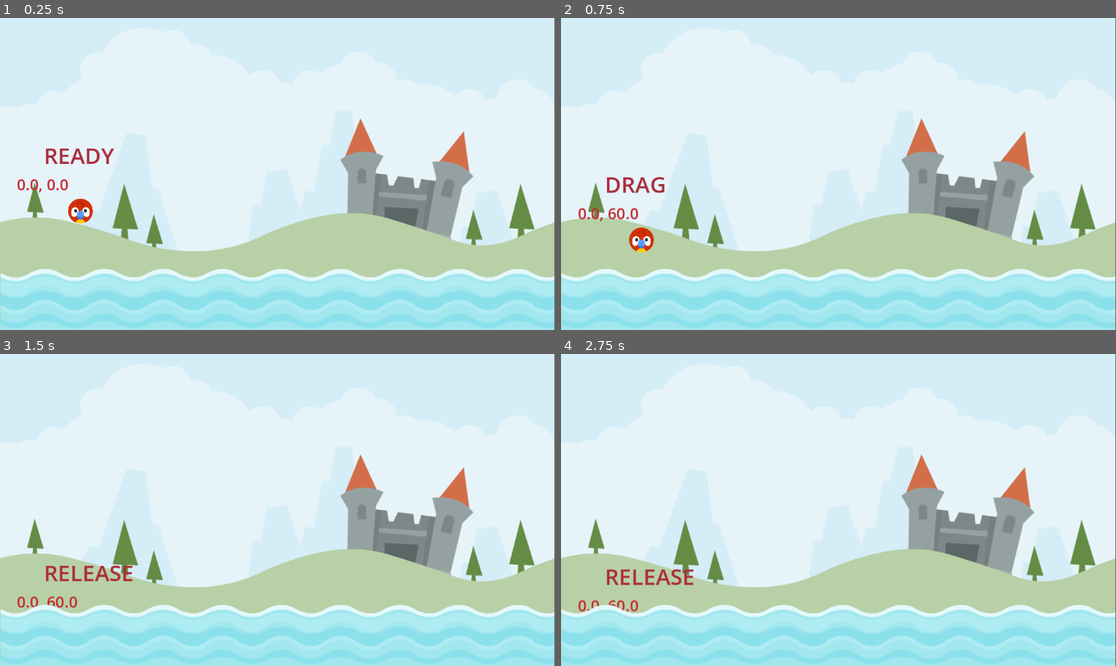
Above: before the commit, frames 1-4 (two rows, left to right).
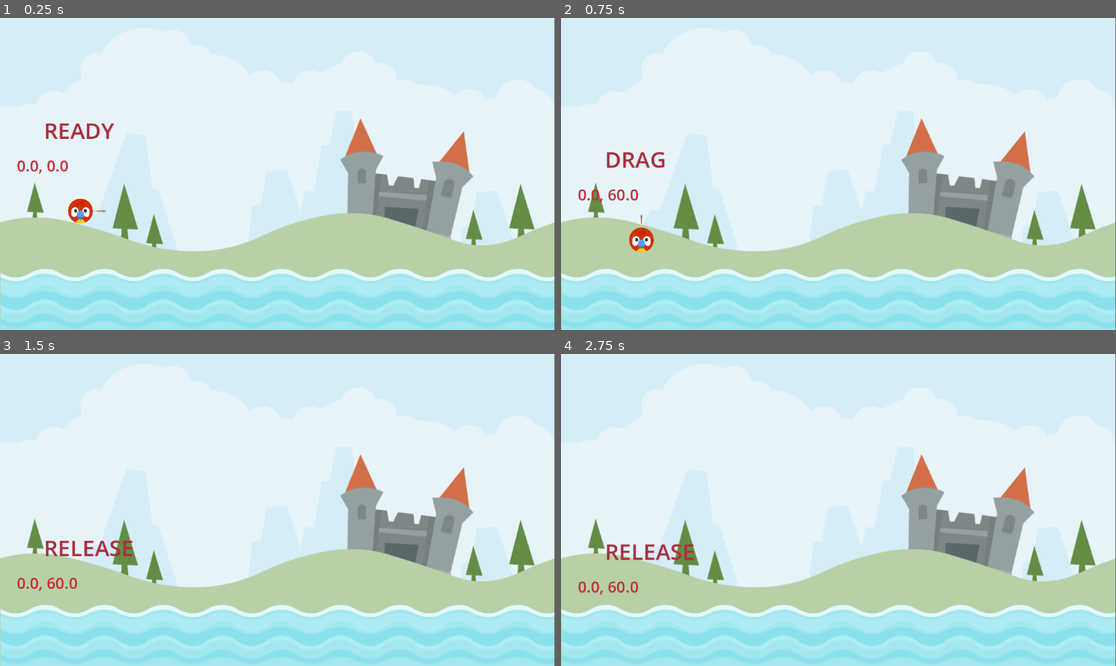
Above: after the commit, the same moments.

Repository: LyDawei/angry_animals
Game: Godot game, scene res://scenes/main/main.tscn
The game is run twice, just before and just after one commit, with the same random seed, the same clock (stepped at 60 frames per second) and the same inputs.
Inputs (mouse positions are in pixels of both pictures, inside the frame that each line leads up to):
- Up to frame 1 (0.25 s): no input
- Up to frame 2 (0.75 s): tap Enter at 0.5 s; drag from (638, 211) to (838, 298) at 0.52 s
- Up to frame 3 (1.5 s): drag from (166, 525) to (277, 634) at 1.27 s
- Up to frame 4 (2.75 s): tap Space (drag) at 2 s; move the mouse to (638, 547) at 2.02 s; hold Space (drag) from 2.03 s (still down); click (638, 547) at 2.17 s

The runs differ from the first frame. In frame 1, 0.9% of the frame differs, in the area x 3-21%, y 33-63%; in frame 2, 0.9%; in frame 3, 1.1%; in frame 4, 1.1%, in the area x 3-24%, y 60-83%.

Commit message:
Added arrow that reveals direction the animal will be shot at

Diff:
--- a/scenes/animal/animal.gd
+++ b/scenes/animal/animal.gd
@@ -3,6 +3,8 @@
 enum ANIMAL_STATE {READY, DRAG, RELEASE}
 @onready var label: Label = $AnimalState
 @onready var vector_2_debug: Label = $Vector2_Debug
+@onready var stretch_sound: AudioStreamPlayer2D = $Stretch_Sound
+@onready var arrow: Sprite2D = $Arrow
 
 
 const DRAG_LIM_MAX = Vector2(0,60)
@@ -12,6 +14,7 @@
 var _start:Vector2 = Vector2.ZERO
 var _drag_start:Vector2 = Vector2.ZERO
 var _dragged_vector:Vector2 = Vector2.ZERO
+var _last_dragged_vector: Vector2 = Vector2.ZERO
 
 func detect_release()->bool:
 	if _state == ANIMAL_STATE.DRAG:
@@ -26,6 +29,7 @@
 	return gmp - _drag_start
 
 func drag_in_limits()  -> void:
+	_last_dragged_vector = _dragged_vector
 	_dragged_vector.x = clampf(
 		_dragged_vector.x,
 		DRAG_LIM_MIN.x,
@@ -47,7 +51,9 @@
 	# Get global mouse position and then get the dragged vector.
 	var gmp = get_global_mouse_position()
 	_dragged_vector = get_dragged_vector(gmp)
+	play_stretch_sound()
 	drag_in_limits()
+	scale_arrow()
 	pass
 
 func update(delta:float) -> void:
@@ -58,11 +64,22 @@
 	_state = new_state
 	if _state == ANIMAL_STATE.RELEASE:
 		freeze = false
+		arrow.hide()
 	elif _state == ANIMAL_STATE.DRAG:
 		freeze = true
+		arrow.show()
 
 func handle_animal_died() -> void:
 	queue_free()
+
+func scale_arrow() -> void:
+	#The arrow points at starting position. It does this by using the math below.
+	arrow.rotation = (_start-position).angle()
+	pass
+
+func play_stretch_sound() -> void:
+	if (_last_dragged_vector - _dragged_vector).length() > 0 and !stretch_sound.playing:
+		stretch_sound.play()
 
 # Called when the node enters the scene tree for the first time.
 func _ready() -> void:
--- a/scenes/animal/animal.tscn
+++ b/scenes/animal/animal.tscn
@@ -1,7 +1,9 @@
-[gd_scene load_steps=4 format=3 uid="uid://c0adwmwu0kpyi"]
+[gd_scene load_steps=6 format=3 uid="uid://c0adwmwu0kpyi"]
 
 [ext_resource type="Script" path="res://scenes/animal/animal.gd" id="1_3i1nt"]
 [ext_resource type="Texture2D" uid="uid://d26bqb1kcsu8t" path="res://assets/player/parrot.png" id="1_kx6kv"]
+[ext_resource type="Texture2D" uid="uid://dqrmmiri4y6xr" path="res://assets/items/arrow.png" id="3_4iqmk"]
+[ext_resource type="AudioStream" uid="uid://cco66ohrtlacm" path="res://assets/audio/stretch2.ogg" id="4_xbvjq"]
 
 [sub_resource type="CircleShape2D" id="CircleShape2D_4hix5"]
 radius = 26.0
@@ -23,9 +25,9 @@
 
 [node name="AnimalState" type="Label" parent="."]
 offset_left = -76.0
-offset_top = -148.0
+offset_top = -200.0
 offset_right = 81.0
-offset_bottom = -84.0
+offset_bottom = -136.0
 scale = Vector2(0.998348, 1)
 theme_override_colors/font_color = Color(0.670389, 0.177053, 0.235033, 1)
 theme_override_font_sizes/font_size = 46
@@ -33,12 +35,20 @@
 
 [node name="Vector2_Debug" type="Label" parent="."]
 offset_left = -132.0
-offset_top = -78.0
+offset_top = -117.0
 offset_right = 131.0
-offset_bottom = -33.0
+offset_bottom = -72.0
 theme_override_colors/font_color = Color(0.778997, 0.168401, 0.20182, 1)
 theme_override_font_sizes/font_size = 32
 text = "VECTOR2_DEBUG"
 
+[node name="Arrow" type="Sprite2D" parent="."]
+scale = Vector2(0.2, 0.2)
+texture = ExtResource("3_4iqmk")
+offset = Vector2(200, 0)
+
+[node name="Stretch_Sound" type="AudioStreamPlayer2D" parent="."]
+stream = ExtResource("4_xbvjq")
+
 [connection signal="input_event" from="." to="." method="_on_input_event"]
 [connection signal="screen_exited" from="VisibleOnScreenNotifier2D" to="." method="_on_animal_exited"]
